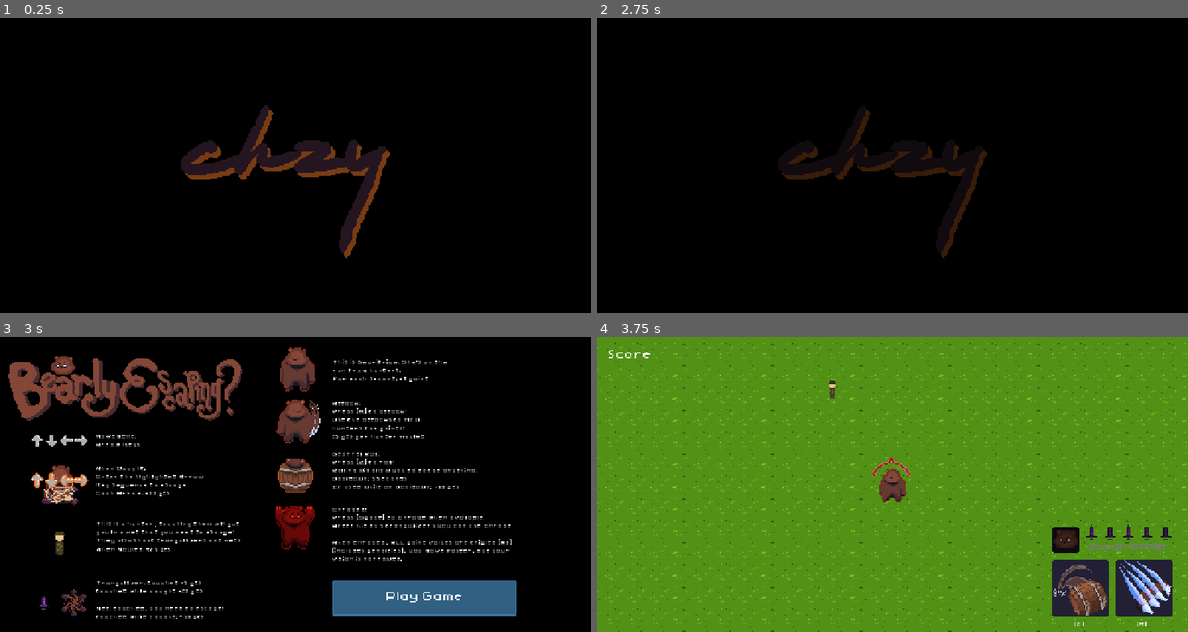
Above: before the commit, frames 1-4 (two rows, left to right).
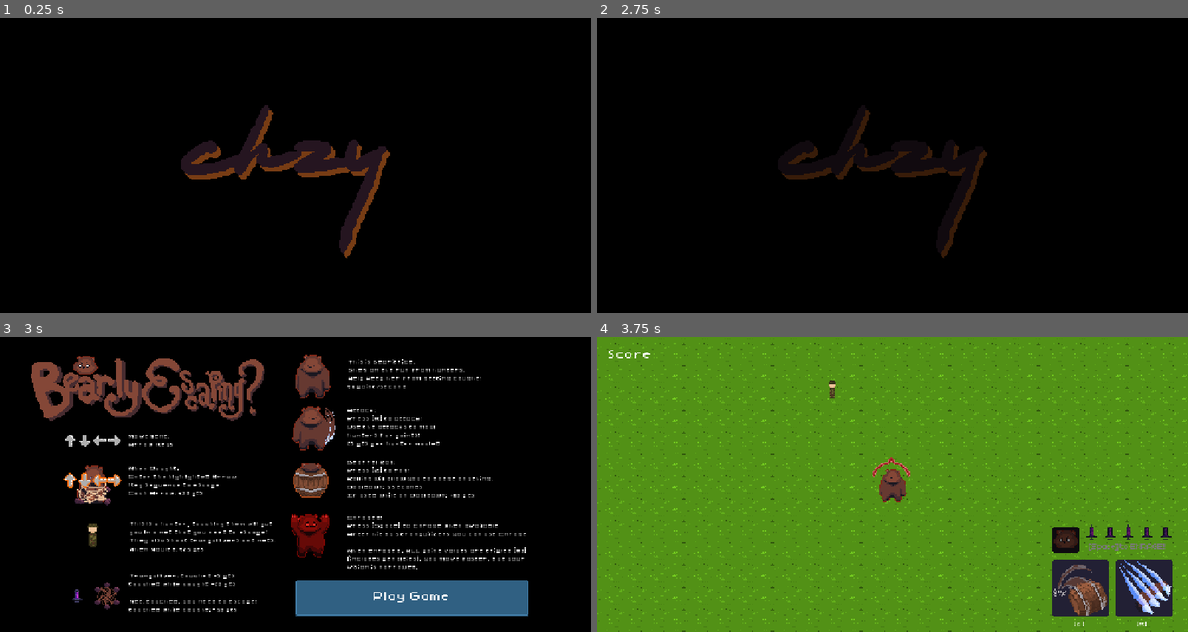
Above: after the commit, the same moments.

Repository: chezzyalfredo/gamename_gamejam_2026
Game: Godot game, scene res://Scenes/Preload_Game.tscn
The game is run twice, just before and just after one commit, with the same random seed, the same clock (stepped at 60 frames per second) and the same inputs.
Inputs:
- Up to frame 1 (0.25 s): no input
- Up to frame 2 (2.75 s): tap Enter at 0.5, 2 s; hold Right (ui_right) 0.53-1.28 s; tap R at 0.6 s; tap Space at 0.77, 1.25, 1.52 s; hold Down (ui_down) 1.28-2.03 s; tap X at 1.35 s; hold Right (ui_right) from 2.03 s (still down); tap T at 2.1 s
- Up to frame 3 (3 s): release Right (ui_right) at 2.78 s; hold Up (ui_up) from 2.78 s (still down); tap Z at 2.85 s
- Up to frame 4 (3.75 s): tap Space at 3.02 s; release Up (ui_up) at 3.5 s; click "Play Game" at 3.5 s

Frames 1-2 are identical in both runs. In frame 3, 18% of the frame differs, in the area x 1-90%, y 3-96%; in frame 4, nothing differs.

Commit message:
20260413 - Adjustments to Menu and Player

Diff:
--- a/Scenes/Main_Menu.tscn
+++ b/Scenes/Main_Menu.tscn
@@ -29,21 +29,19 @@
 
 [node name="Play_Button" parent="." instance=ExtResource("1_c4tk2")]
 layout_mode = 1
-anchor_left = 0.56275
-anchor_top = 0.825
-anchor_right = 0.875
-anchor_bottom = 0.9495001
-offset_left = -0.32000732
-offset_top = -3.0517578e-05
-offset_bottom = 0.3199768
+anchor_left = 0.5
+anchor_top = 0.82500005
+anchor_right = 0.89400005
+anchor_bottom = 0.95000005
+offset_right = -0.32006836
 button_text = "Play Game"
 font_size_override = 32
 
 [node name="Movement" type="Control" parent="."]
 anchors_preset = 0
-offset_left = 16.0
+offset_left = 88.0
 offset_top = 176.0
-offset_right = 56.0
+offset_right = 128.0
 offset_bottom = 216.0
 
 [node name="Arrow_Details" type="RichTextLabel" parent="Movement"]
@@ -63,9 +61,9 @@
 
 [node name="Escape Sequence" type="Control" parent="."]
 anchors_preset = 0
-offset_left = 16.0
+offset_left = 88.0
 offset_top = 208.0
-offset_right = 56.0
+offset_right = 128.0
 offset_bottom = 248.0
 
 [node name="Arrow_Details2" type="RichTextLabel" parent="Escape Sequence"]
@@ -95,18 +93,21 @@
 
 [node name="Bearitrice" type="Control" parent="."]
 anchors_preset = 0
-offset_left = 64.0
-offset_right = 104.0
-offset_bottom = 40.0
+offset_left = 96.0
+offset_top = 16.0
+offset_right = 136.0
+offset_bottom = 56.0
 
 [node name="Player_Details" type="RichTextLabel" parent="Bearitrice"]
 layout_mode = 0
 offset_left = 656.0
-offset_top = 48.0
-offset_right = 912.0
+offset_top = 32.0
+offset_right = 960.0
 offset_bottom = 104.0
-text = "This is Bearitrice. She's on the run from hunters.
-For each second: +1 point"
+text = "This is Bearitrice.
+She's on the run from hunters.
+Help keep her from getting caught!
++1 point/second"
 
 [node name="Player" type="Sprite2D" parent="Bearitrice"]
 position = Vector2(576, 64)
@@ -118,9 +119,9 @@
 
 [node name="Hunter2" type="Control" parent="."]
 anchors_preset = 0
-offset_left = -448.0
+offset_left = -376.0
 offset_top = 256.0
-offset_right = -408.0
+offset_right = -336.0
 offset_bottom = 296.0
 
 [node name="Hunter Details" type="RichTextLabel" parent="Hunter2"]
@@ -134,16 +135,16 @@
 When Mauled: +25 pts"
 
 [node name="Hunter" type="Sprite2D" parent="Hunter2"]
-position = Vector2(576, 192)
+position = Vector2(576, 176)
 scale = Vector2(2, 2)
 texture = ExtResource("5_ymwpv")
 
 [node name="Projectiles" type="Control" parent="."]
 anchors_preset = 0
-offset_left = -448.0
-offset_top = 256.0
-offset_right = -408.0
-offset_bottom = 296.0
+offset_left = -376.0
+offset_top = 240.0
+offset_right = -336.0
+offset_bottom = 280.0
 
 [node name="Projectiles_Details" type="RichTextLabel" parent="Projectiles"]
 layout_mode = 0
@@ -169,10 +170,10 @@
 
 [node name="Attack" type="Control" parent="."]
 anchors_preset = 0
-offset_left = 528.0
-offset_top = -32.0
-offset_right = 568.0
-offset_bottom = 8.0
+offset_left = 560.0
+offset_top = -16.0
+offset_right = 600.0
+offset_bottom = 24.0
 
 [node name="Attack_Details" type="RichTextLabel" parent="Attack"]
 layout_mode = 0
@@ -195,9 +196,10 @@
 
 [node name="Bearrel_Roll" type="Control" parent="."]
 anchors_preset = 0
-offset_left = 528.0
-offset_top = -40.0
-offset_right = 568.0
+offset_left = 560.0
+offset_top = -24.0
+offset_right = 600.0
+offset_bottom = 16.0
 
 [node name="Bearrel_Roll_Details" type="RichTextLabel" parent="Bearrel_Roll"]
 layout_mode = 0
@@ -212,7 +214,7 @@
 If used while on Cooldown: -10 pts"
 
 [node name="Bearrel_Roll_Sprite" type="Sprite2D" parent="Bearrel_Roll"]
-position = Vector2(112, 328)
+position = Vector2(112, 320)
 scale = Vector2(2, 2)
 texture = ExtResource("4_vnflv")
 hframes = 8
@@ -221,9 +223,10 @@
 
 [node name="Enraged" type="Control" parent="."]
 anchors_preset = 0
-offset_left = 528.0
-offset_top = -40.0
-offset_right = 568.0
+offset_left = 560.0
+offset_top = -24.0
+offset_right = 600.0
+offset_bottom = 16.0
 
 [node name="Enraged_Details" type="RichTextLabel" parent="Enraged"]
 layout_mode = 0
@@ -247,11 +250,11 @@
 vframes = 6
 frame = 24
 
-[node name="TextureRect" type="TextureRect" parent="."]
-layout_mode = 0
-offset_left = 16.0
+[node name="Title" type="TextureRect" parent="."]
+layout_mode = 0
+offset_left = 64.0
 offset_top = 24.0
-offset_right = 272.0
+offset_right = 320.0
 offset_bottom = 120.0
 scale = Vector2(2, 2)
 texture = ExtResource("8_vnflv")
--- a/Scenes/Player.tscn
+++ b/Scenes/Player.tscn
@@ -316,7 +316,7 @@
 }
 
 [sub_resource type="CircleShape2D" id="CircleShape2D_nn08x"]
-radius = 29.614185
+radius = 27.294687
 
 [node name="Player" type="CharacterBody2D" groups=["player"]]
 collision_mask = 7
